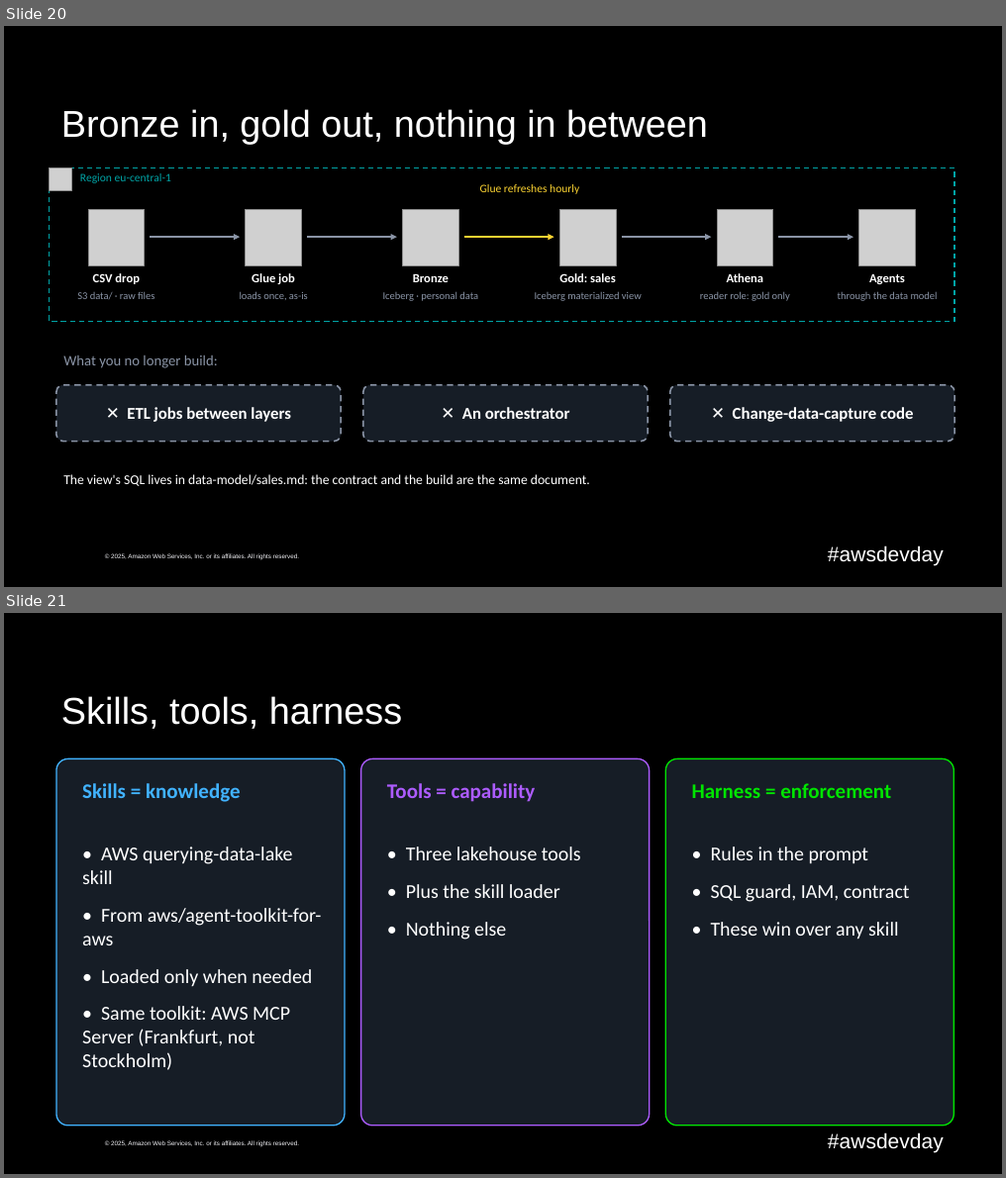
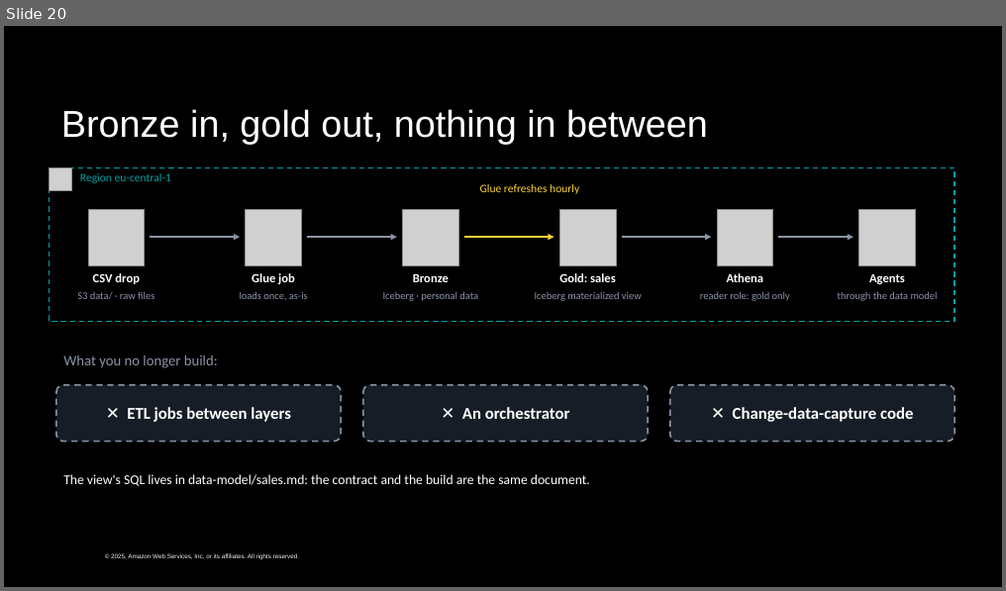
Before and after one commit to caroline-cah/lakehouse-harness, a slide deck: talk/harness-engineering-live.pptx. Shown one above the other, each under a label of ours: slides 20 and 21 before the commit, slide 20 after it. The pictures are 1006x1178 and 1006x591 pixels, drawn with LibreOffice and Linux fonts; fonts in the diff are those of the drawing; grey boxes stand for pictures; background and template pictures are left out. Boxes give left, top, right and bottom in pixels: in the first picture for what was removed or moved away, otherwise in the second. Text is boxed around its words. In the diff, an @@ line names an element or a change of style, - is before the commit and + after.

```diff
--- a/talk/harness-engineering-live.pptx
+++ b/talk/harness-engineering-live.pptx
@@ slide 21 removed at box(4, 613, 1002, 1174), background #000000; not listed: 2 template elements that a slide beside it also shows @@
@@ title removed at box(61, 696, 402, 729) @@
-Skills, tools, harness
@@ rounded rectangle removed at box(56, 759, 345, 1126) @@
@@ rounded rectangle removed at box(361, 759, 649, 1126) @@
@@ rounded rectangle removed at box(665, 759, 954, 1126) @@
@@ text removed at box(82, 783, 241, 802) @@
-Skills = knowledge
@@ text removed at box(387, 783, 536, 802) @@
-Tools = capability
@@ text removed at box(692, 783, 891, 798) @@
-Harness = enforcement
@@ text removed at box(82, 847, 322, 1070) @@
-• AWS querying-data-lake skill
-• From aws/agent-toolkit-for-aws
-• Loaded only when needed
-• Same toolkit: AWS MCP Server (Frankfurt, not Stockholm)
@@ text removed at box(406, 847, 581, 940) @@
-• Three lakehouse tools
-• Plus the skill loader
-• Nothing else
@@ text removed at box(711, 847, 910, 940) @@
-• Rules in the prompt
-• SQL guard, IAM, contract
-• These win over any skill
@@ slide 20 changed as well @@
@@ text removed at box(828, 546, 944, 566) @@
-#awsdevday
```
Also in this commit, not shown: 28 other slides changed, 3 slides added, 8 other slides removed, 32 other files.
